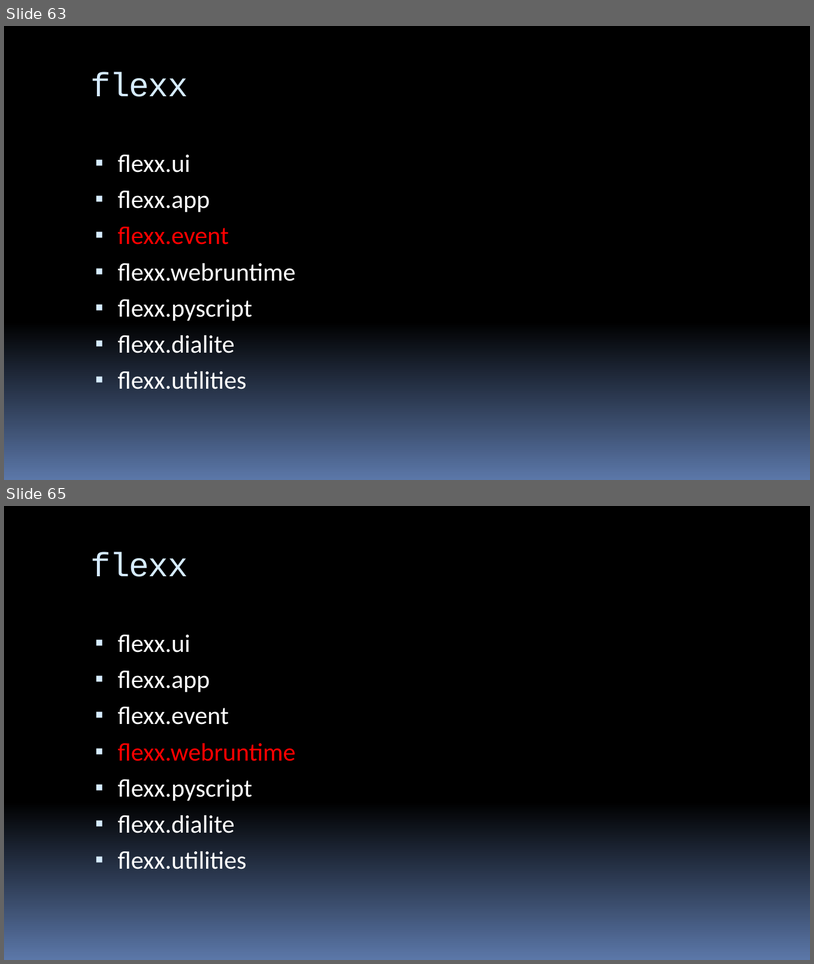
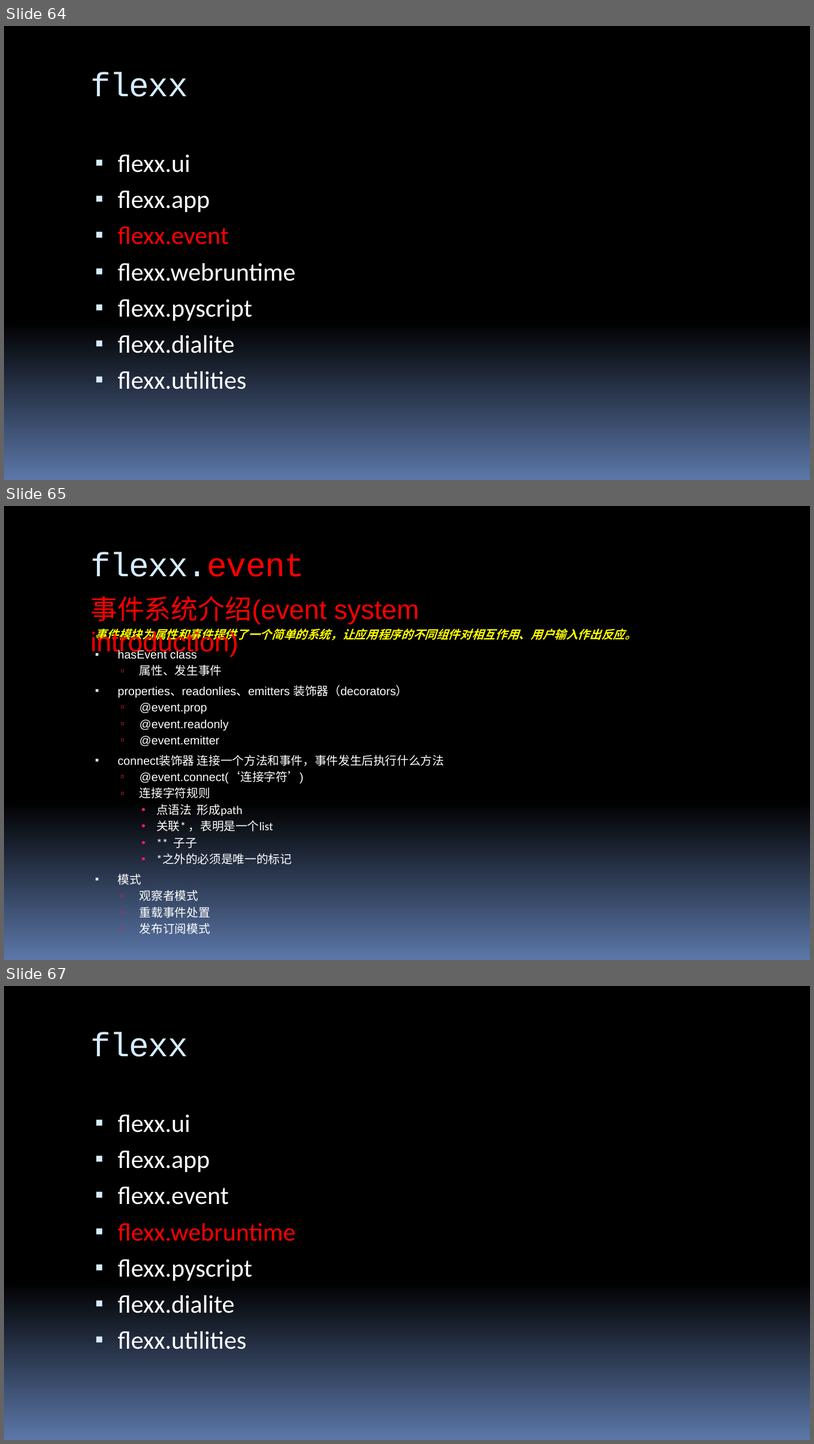
Before and after one commit to 260936767/UpdateServer, a slide deck: flexx_study/report for python&flexx.pptx. Shown one above the other, each under a label of ours: slides 63 and 65 before the commit, slides 64, 65 and 67 after it; the slides between them are not shown. The pictures are 814x964 and 814x1444 pixels, drawn with LibreOffice and Linux fonts; fonts in the diff are those of the drawing. Boxes give left, top, right and bottom in pixels: in the first picture for what was removed or moved away, otherwise in the second. Text is boxed around its words. In the diff, an @@ line names an element or a change of style, - is before the commit and + after.

```diff
--- a/flexx_study/report for python&flexx.pptx
+++ b/flexx_study/report for python&flexx.pptx
@@ slide 65 added at [4,506,810,960], background gradient #000000 to #5B77A8; not listed: 4 template elements that a slide beside it also shows @@
@@ title added at [90,552,305,577], 40 pt, text #D6ECFF @@
+flexx.event
@@ text added at [90,596,419,657], 32 pt, text #FF0000 @@
+事件系统介绍(event system introduction)
@@ text added at [95,628,637,934], 14 pt, text #FFFFFF @@
+事件模块为属性和事件提供了一个简单的系统，让应用程序的不同组件对相互作用、用户输入作出反应。
+▪ hasEvent class
+  ▫ 属性、发生事件
+▪ properties、readonlies、emitters 装饰器（decorators）
+  ▫ @event.prop
+  ▫ @event.readonly
+  ▫ @event.emitter
+▪ connect装饰器 连接一个方法和事件，事件发生后执行什么方法
+  ▫ @event.connect(‘连接字符’)
+  ▫ 连接字符规则
+    • 点语法 形成path
+    • 关联* ，表明是一个list
+    • ** 子子
+    • *之外的必须是唯一的标记
+▪ 模式
+  ▫ 观察者模式
+  ▫ 重载事件处置
+  ▫ 发布订阅模式
@@ what was slide 63 is now slide 64 @@
@@ what was slide 65 is now slide 67 @@
```
Also in this commit, not shown: 5 slides changed, 2 other slides added, 1 slide removed.
